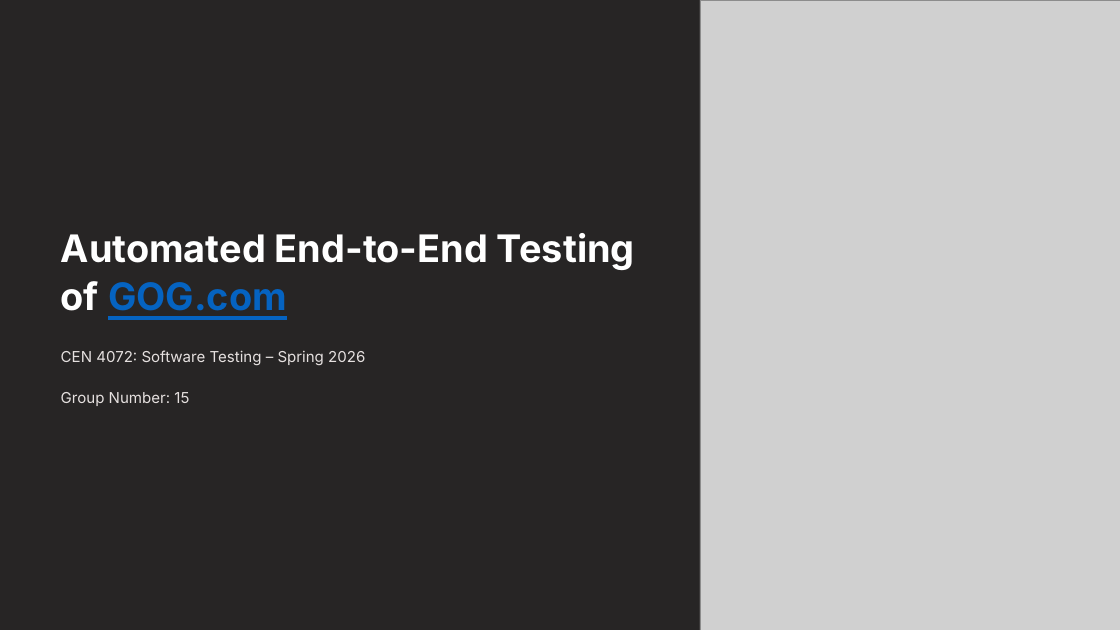
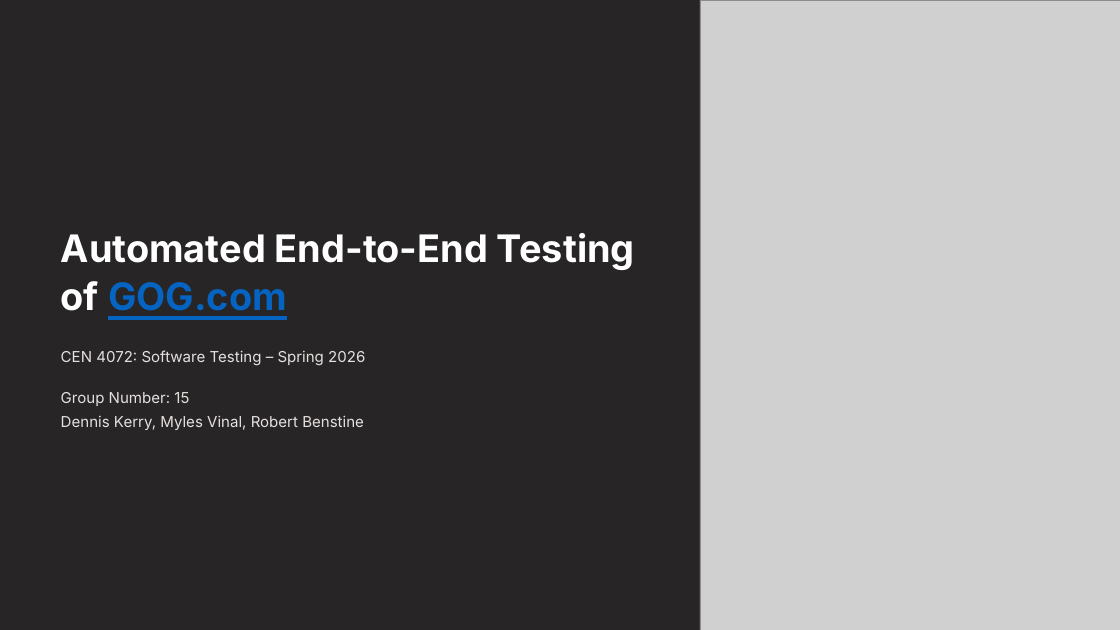
Before and after one commit to DennisKerry/GOG-Tester, a slide deck: slide 1 of doc/Automated-End-to-End-Testing-of-GOGcom.pptx. Drawn at 1120x630 pixels with LibreOffice and Linux fonts; fonts in the diff are those of the drawing; grey boxes stand for pictures; background and template pictures are left out. Boxes give left, top, right and bottom in pixels: in the first picture for what was removed or moved away, otherwise in the second. Text is boxed around its words. In the diff, an @@ line names an element or a change of style, - is before the commit and + after.

```diff
--- a/doc/Automated-End-to-End-Testing-of-GOGcom.pptx
+++ b/doc/Automated-End-to-End-Testing-of-GOGcom.pptx
@@ text at (61,415,364,430): paragraph added @@
+Dennis Kerry, Myles Vinal, Robert Benstine
```
Also in this commit, not shown: 1 other slide changed, 1 slide added, 2 other files.
